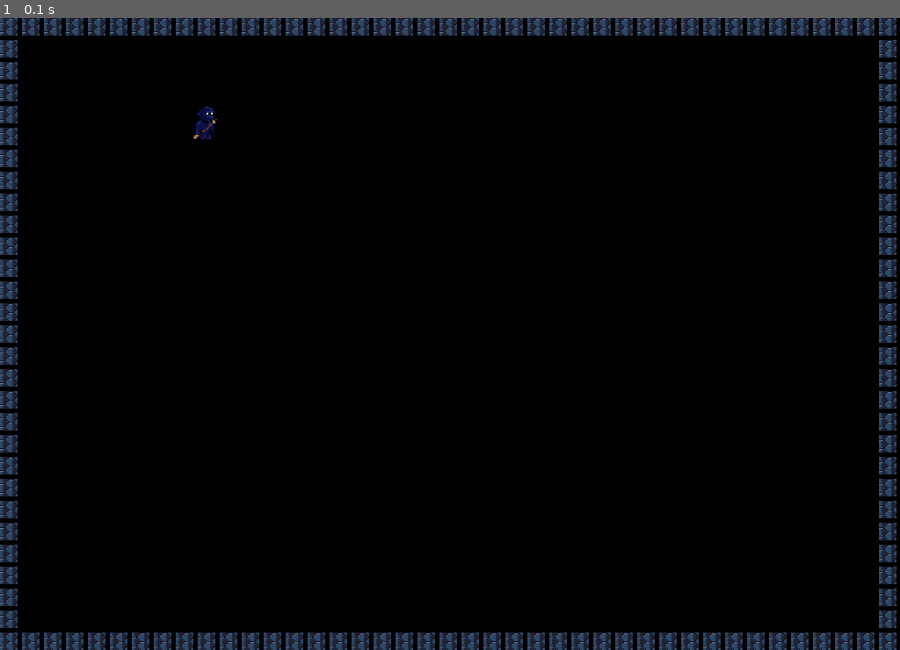
Above: before the commit, frame 1.
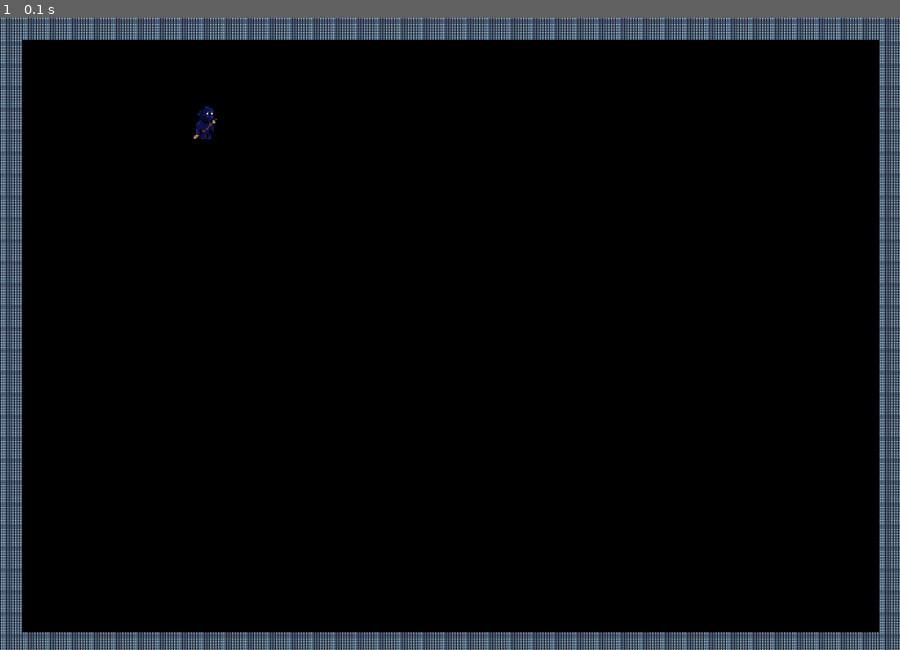
Above: after the commit, the same moment.

Repository: insper-classroom/devlife-23-1-projeto-pygame-gustavoc_sarti
Game: pygame game, started from main.py
Two runs of this game, one before a commit and one after it. Both use one fixed random seed, a clock stepped at 60 frames per second and the inputs below.
Inputs:
- Up to frame 1 (0.1 s): no input

The runs differ from the first frame. In frame 1, 9.1% of the frame differs, in the area x 0-100%, y 0-100%.

Commit message:
roda_mapa

Diff:
--- a/game.py
+++ b/game.py
@@ -1,7 +1,7 @@
 import pygame
 from sprites.player import *
 from config import *
-from sprites.wall import Wall
+from map_content import Wall
 
 
 class Game:
@@ -31,6 +31,7 @@
                 if column == 'p':
                     self.player = Player((x, y), self.sprites)
 
+
     def desenha(self):
         self.sprites.draw(self.window)
         pygame.display.update()
--- a/sprites/wall.py
+++ b/sprites/map_content.py
@@ -4,6 +4,6 @@
     def __init__(self, position, group):
 
         super().__init__(group)
-        self.image = pygame.image.load('assets/images/hexagon.png')
-        self.image = pygame.transform.scale(self.image, (20, 20))
+        self.image = pygame.image.load('assets/images/parede.png')
+        self.image = pygame.transform.scale(self.image, (25, 25))
         self.rect = self.image.get_rect(topleft=position)
Binary file added: assets/images/parede.png
